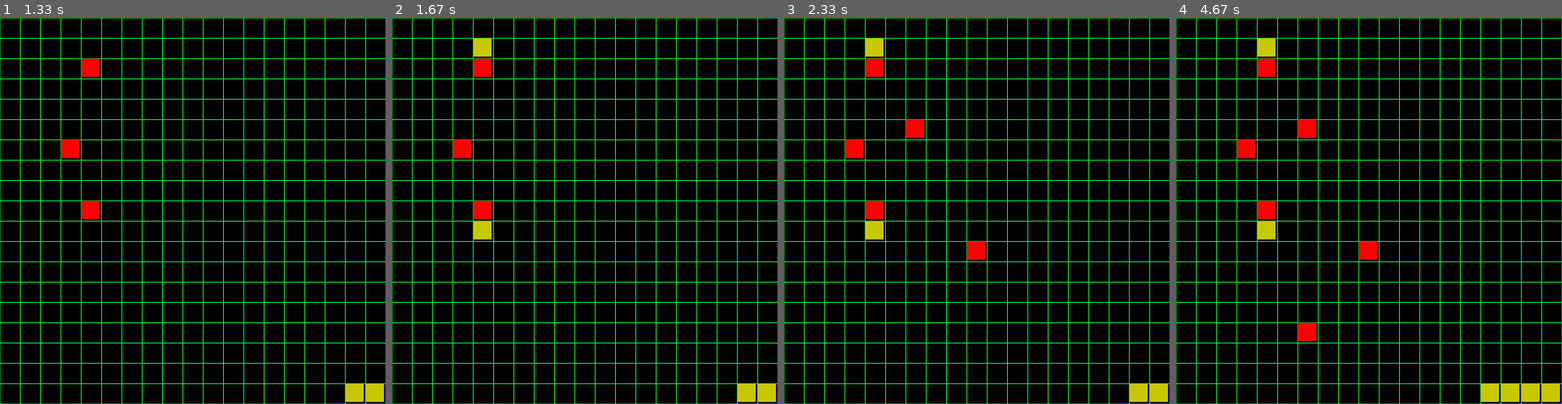
Above: before the commit, frames 1-4 (left to right).
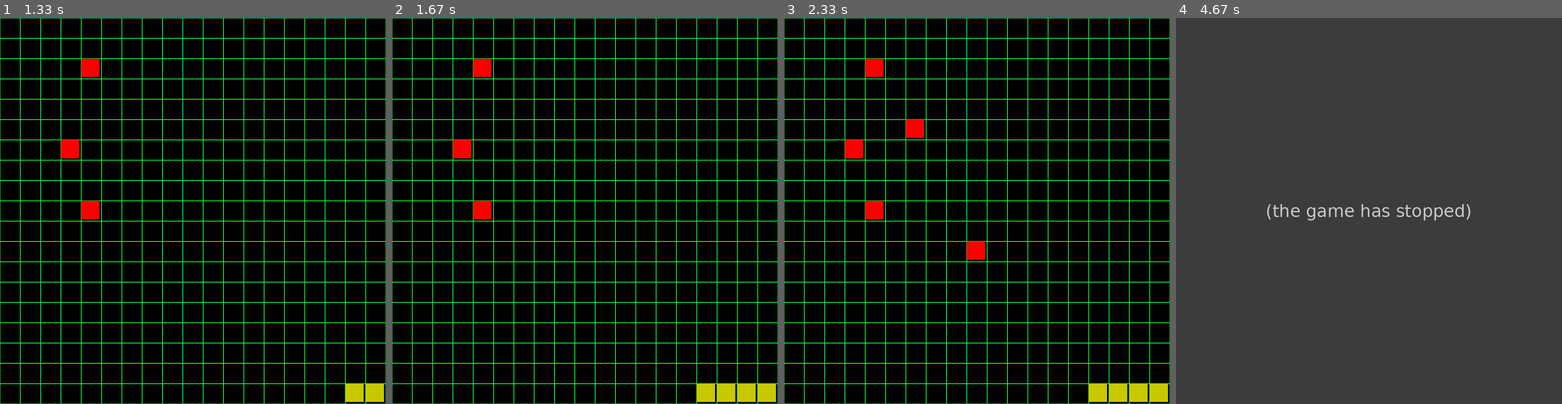
Above: after the commit, the same moments.

Repository: C355Team/Connect6
Game: pygame game, started from AI_connect6.py
Two runs of this game, one before a commit and one after it. Both use one fixed random seed, a clock stepped at 60 frames per second and the inputs below.
Inputs (mouse positions are in pixels of both pictures, inside the frame that each line leads up to):
- Up to frame 1 (1.33 s): press the mouse at (193, 238) at 0.37 s; move the mouse to (146, 226) at 0.47 s; release the mouse at (100, 214) at 0.6 s; click (73, 153) at 0.77 s; click (92, 68) at 1.12 s
- Up to frame 2 (1.67 s): click (588, 253) at 1.52 s
- Up to frame 3 (2.33 s): click (922, 129) at 1.98 s
- Up to frame 4 (4.67 s): move the mouse to (1311, 322) at 4.2 s; click (1311, 322) at 4.42 s

Frame 1 is identical in both runs. In frame 2, 0.9% of the frame differs, in the area x 21-89%, y 5-100%; in frame 3, 0.9%; in frame 4, 100%, in the area x 0-100%, y 0-100%.
After the commit the program exited at 4.42 s; later frames show no game.

Commit message:
trying to balance connecting and blocking

Diff:
--- a/AI_connect6.py
+++ b/AI_connect6.py
@@ -21,9 +21,6 @@
 coords = ['a', 'b', 'c', 'd', 'e', 'f', 'g', 'h', 'i', 'j',
           'k', 'l', 'm', 'n', 'o', 'p', 'q', 'r', 's']
 
-max_length = 0
-blanks_around = 0
-
 def initialize_board():
     board = []
     for x in range(length):
@@ -65,117 +62,86 @@
             if r-5 > -1 and c+5 < length and [board[c+i][r-i] for i in range(6)] == winning_state:
                 return True
 
-def horiz_score(board, player, max_length, blanks_around):
+def horiz_score(board, player):
+
+    max_length, blanks_around = 0, 0
+    for row in board:
+        for i in range(length - 5):
+            six_tiles = [tile for tile in row[i:i+6]]
+            if opponent(player) not in six_tiles:
+                player_count = six_tiles.count(player)
+                if player_count > max_length:
+                    max_length = player_count
+                    blanks_around = 6 - player_count
+
+    return max_length, blanks_around
+
+def vert_score(board, player):
+
+    max_length, blanks_around = 0, 0
     for i in range(length):
-        row = board[i]
-        in_a_row = 0
-        blanks = 0
-
-        for j in row:
-            if j == "-":
-                blanks += 1
-            elif j == player:
-                in_a_row += 1
-            else:
-                in_a_row = 0
-                blanks = 0
-
-            if in_a_row == 6:
-                return 6, 0
-
-            if in_a_row >= max_length:
-                max_length = in_a_row
+        for j in range(length - 5):
+            blanks = 0
+            player_count = 0
+            for k in range(6):
+                if board[j+k][i] == "-":
+                    blanks += 1
+                elif board[j+k][i] == player:
+                    player_count += 1
+                else:
+                    break
+            if player_count > max_length and blanks + player_count == 6:
+                max_length = player_count
                 blanks_around = blanks
 
     return max_length, blanks_around
 
-def vert_score(board, player, max_length, blanks_around):
-    for i in range(length):
-        in_a_row = 0
-        blanks = 0
-
-        for j in range(length):
-            if board[j][i] == "-":
-                blanks += 1
-            elif board[j][i] == player:
-                in_a_row += 1
-            else:
-                in_a_row = 0
-                blanks = 0
-
-            if in_a_row == 6:
-                return 6, 0
-
-            if in_a_row >= max_length:
-                max_length = in_a_row
-                blanks_around = blanks
+def up_diag_score(board, player):
+
+    max_length, blanks_around = 0, 0
+    up_diagonals = [[board[p - q][q]
+             for q in range(max(p-length+1,0), min(p+1, length))]
+            for p in range(length + length - 1)]
+
+    for diagonal in up_diagonals:
+        if len(diagonal) >= 6:
+            for i in range(len(diagonal) - 5):
+                six_tiles = [tile for tile in diagonal[i:i+6]]
+                if opponent(player) not in six_tiles:
+                    player_count = six_tiles.count(player)
+                    if player_count > max_length:
+                        max_length = player_count
+                        blanks_around = 6 - player_count
+
 
     return max_length, blanks_around
 
-def up_diag_score(board, player, max_length, blanks_around):
-
-    for sum in range(length*2-1):
-        #print('Sum', sum)           # Leave this line for debugging
-        in_a_row = 0
-        blanks = 0
-        for j in range(sum+1):
-            i = sum-j
-            if (i<length and j<length):
-                tile = board[i][j]
-                #print(i, j, tile)   # Leave this line for debugging
-                if tile == "-":
-                    blanks += 1
-                elif tile == player:
-                    in_a_row += 1
-                else:
-                    in_a_row = 0
-                    blanks = 0
-
-            if in_a_row == 6:
-                    return 6, 0
-
-            if in_a_row >= max_length:
-                max_length = in_a_row
-                blanks_around = blanks
+def down_diag_score(board, player):
+
+    max_length, blanks_around = 0, 0
+    down_diagonals = [[board[length - p + q - 1][q]
+             for q in range(max(p-length+1, 0), min(p+1, length))]
+            for p in range(length + length - 1)]
+
+    for diagonal in down_diagonals:
+        if len(diagonal) >= 6:
+            for i in range(len(diagonal) - 5):
+                six_tiles = [tile for tile in diagonal[i:i+6]]
+                if opponent(player) not in six_tiles:
+                    player_count = six_tiles.count(player)
+                    if player_count > max_length:
+                        max_length = player_count
+                        blanks_around = 6 - player_count
 
     return max_length, blanks_around
 
-def down_diag_score(board, player, max_length, blanks_around):
-
-    for sum in range(length*-1+1, length, 1):
-        #print('Sum', sum)           # Leave this line for debugging
-        in_a_row = 0
-        blanks = 0
-        for j in range(length):
-            i = j-sum
-            if (i>= 0 and i<length and j<length):
-                tile = board[i][j]
-                #print(i, j, tile)   # Leave this line for debugging
-                if tile == "-":
-                    blanks += 1
-                elif tile == player:
-                    in_a_row += 1
-                else:
-                    in_a_row = 0
-                    blanks = 0
-
-            if in_a_row == 6:
-                    return 6, 0
-
-            if in_a_row >= max_length:
-                max_length = in_a_row
-                blanks_around = blanks
-
-    return max_length, blanks_around
-
-
-def max_score(board, player, max_length, blanks_around):
-    horiz = horiz_score(board, player, max_length, blanks_around)
-    vert = vert_score(board, player, max_length, blanks_around)
+def max_score(board, player):
+    horiz = horiz_score(board, player)
+    vert = vert_score(board, player)
     # bottom left to top right
-    up_diag = up_diag_score(board, player, max_length, blanks_around)
+    up_diag = up_diag_score(board, player)
     # top left to bottom right
-    down_diag = down_diag_score(board, player, max_length, blanks_around)
+    down_diag = down_diag_score(board, player)
 
     max_tuple = horiz
     for a_tuple in [vert, up_diag, down_diag]:
@@ -186,13 +152,13 @@
                 max_tuple = a_tuple
     print_board(board)  # for debugging only
     print("MAX SCORE:", max_tuple)
-    return max_tuple
-
-def print_all_scores(board, player, max_length, blanks_around):
-    print("UP", up_diag_score(board, player, max_length, blanks_around))
-    print("DOWN", down_diag_score(board, player, max_length, blanks_around))
-    print("Ver", vert_score(board, player, max_length, blanks_around))
-    print("Hor", horiz_score(board, player, max_length, blanks_around))
+    return (max_tuple[1] * 2) + max_tuple[1]
+
+def print_all_scores(board, player):
+    print("UP", up_diag_score(board, player))
+    print("DOWN", down_diag_score(board, player))
+    print("Ver", vert_score(board, player))
+    print("Hor", horiz_score(board, player))
 
 def score_util(board, player, max_length, blanks_around):
     util = 0
@@ -262,15 +228,17 @@
 best_move_y = 0
 
 def ab_negamax(board, player, depth, max_depth, alpha, beta):
-    global best_move_x, best_move_y, max_length, blanks_around
+    global best_move_x, best_move_y
 
     # previous move created win
     if win_state(board, "X") or win_state(board, "O") or depth == max_depth:
-        max_length_copy = max_length
-        blanks_around_copy = blanks_around
-        score_util(board, player, max_length, blanks_around)
-        max_tuple = max_score(board, player, max_length_copy, blanks_around_copy)
-        return max_tuple[0] + max_tuple[1]
+        max_score_player = max_score(board, player)
+        max_score_opponent = max_score(board, opponent(player))
+        if max_score_player > max_score_opponent:
+            return -(max_score_player - max_score_opponent)
+        else:
+            return max_score_opponent - max_score_player
+        return max_score_opponent
 
     # board full, tie
     moves = num_valid(board)
@@ -321,7 +289,10 @@
                     # print(turn)
                     print_board(board)
 
-                    print_all_scores(board, "X", max_length, blanks_around)
+                    print("AI max scores")
+                    print_all_scores(board, "O")
+                    print("Player max scores")
+                    print_all_scores(board, "X")
 
         else: #player 2
             # random_move(board)
@@ -335,7 +306,10 @@
             # print(turn)
             print_board(board)
 
-            print_all_scores(board, "O", max_length, blanks_around)
+            print("AI max scores")
+            print_all_scores(board, "O")
+            print("Player max scores")
+            print_all_scores(board, "X")
 
             if turn >= 3:
                 turn-=4
